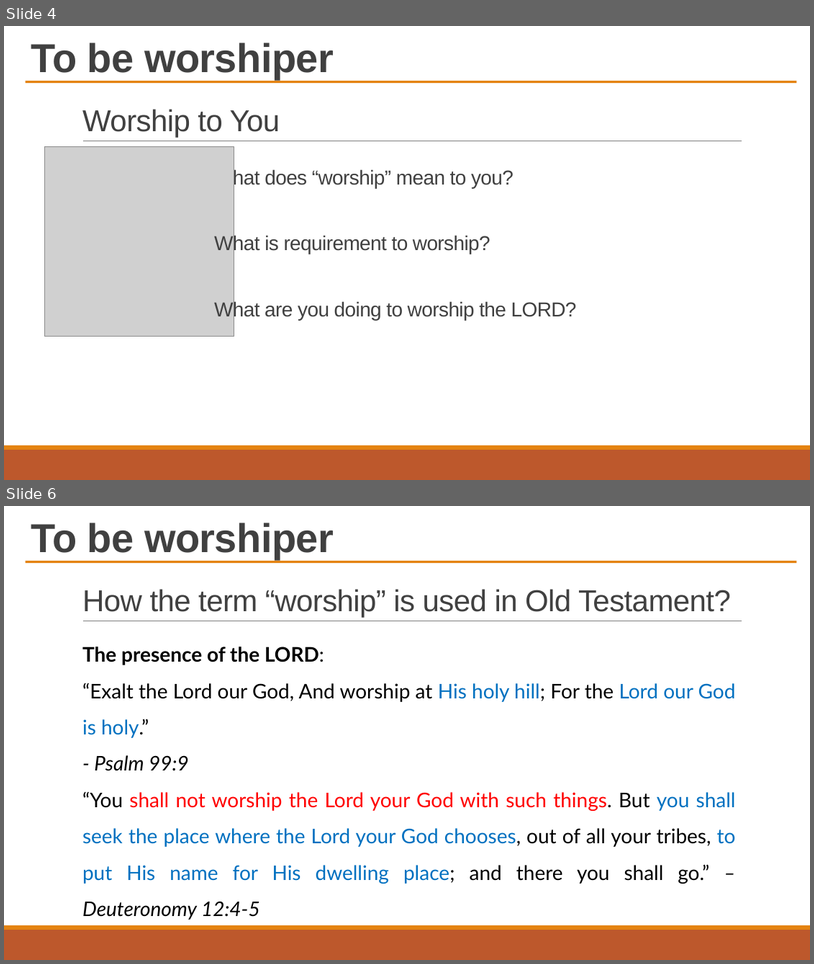
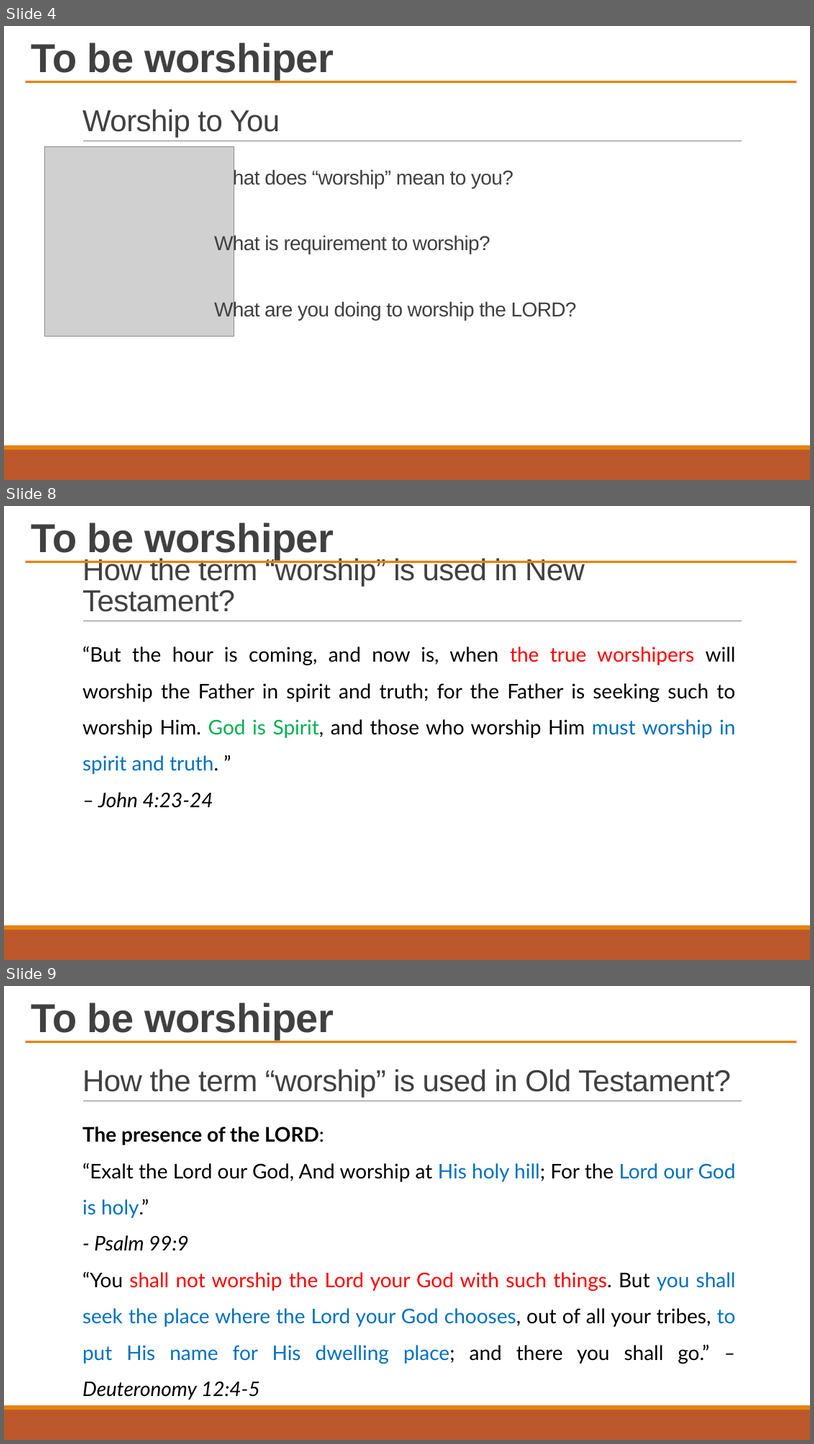
Before and after one commit to PhanNgocTrieu/SWPCT, a slide deck: Worship_Ref.pptx. Shown one above the other, each under a label of ours: slides 4 and 6 before the commit, slides 4, 8 and 9 after it; the slides between them are not shown. The pictures are 814x964 and 814x1444 pixels, drawn with LibreOffice and Linux fonts; fonts in the diff are those of the drawing; grey boxes stand for pictures. Boxes give left, top, right and bottom in pixels: in the first picture for what was removed or moved away, otherwise in the second. Text is boxed around its words. In the diff, an @@ line names an element or a change of style, - is before the commit and + after.

```diff
--- a/Worship_Ref.pptx
+++ b/Worship_Ref.pptx
@@ slide 8 added at box(4, 506, 810, 960), background #FFFFFF; not listed: 3 template elements that a slide beside it also shows @@
@@ text added at box(31, 523, 334, 559), 48 pt, text #404040, bold @@
+To be worshiper
@@ rectangle added at box(25, 561, 797, 563), fill #E48312 @@
@@ title added at box(82, 556, 585, 612), 36 pt, text #404040 @@
+How the term “worship” is used in New Testament?
@@ text added at box(82, 646, 736, 808), 24 pt, text #000000 @@
+“But the hour is coming, and now is, when the true worshipers will worship the Father in spirit and truth; for the Father is seeking such to worship Him. God is Spirit, and those who worship Him must worship in spirit and truth. ”
+– John 4:23-24
@@ what was slide 6 is now slide 9 @@
```
Also in this commit, not shown: 3 slides changed, 1 other slide added, 1 other file.
